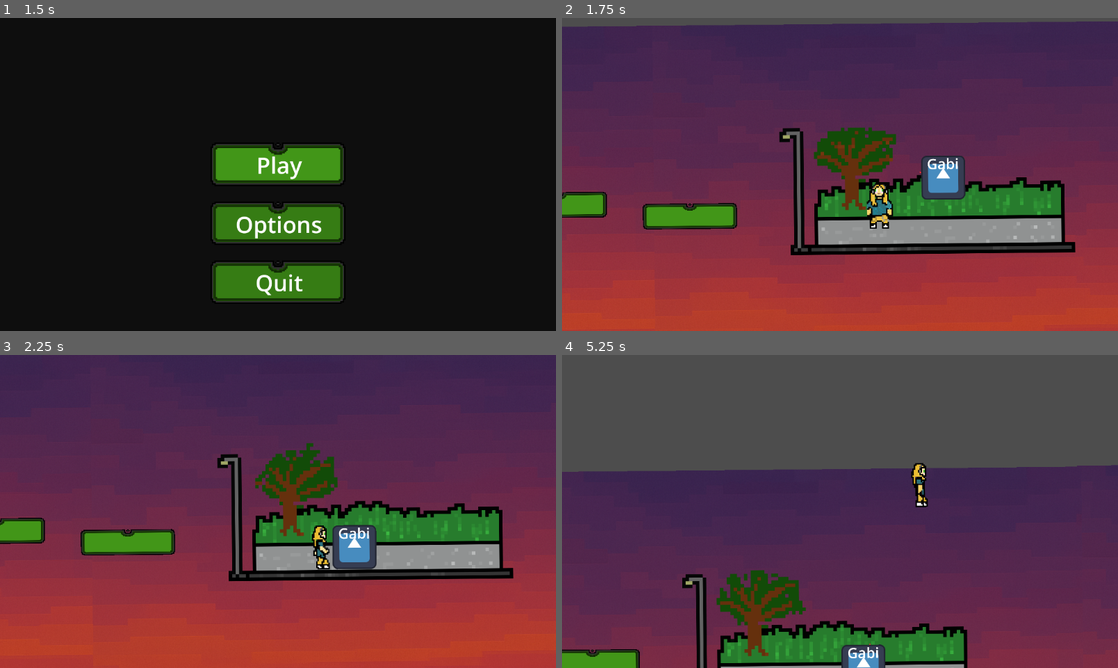
Above: before the commit, frames 1-4 (two rows, left to right).
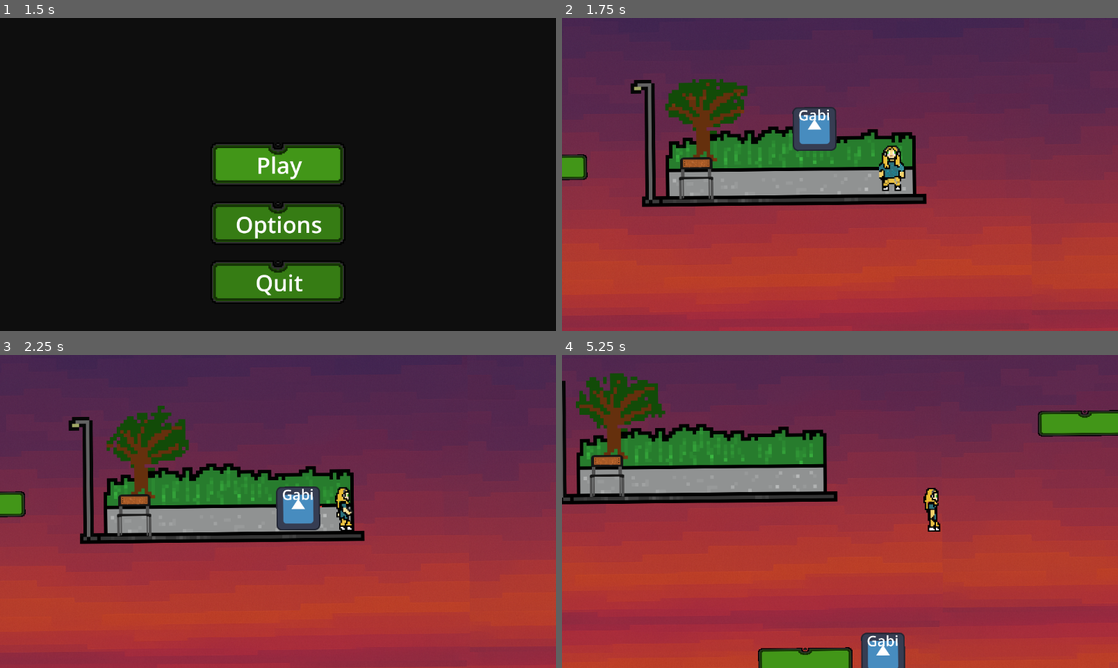
Above: after the commit, the same moments.

Repository: TalesMarc/AngelaCultoRepository
Game: Godot game, scene res://inicio.tscn
The game is run twice, just before and just after one commit, with the same random seed, the same clock (stepped at 60 frames per second) and the same inputs. The engine's default icon, where the game draws it, is replaced by a stand-in: a white triangle on a blue panel in a dark square.
Inputs (mouse positions are in pixels of both pictures, inside the frame that each line leads up to):
- Up to frame 1 (1.5 s): click "Play" at 0.5 s; click "Play" at 1.25 s
- Up to frame 2 (1.75 s): no input
- Up to frame 3 (2.25 s): move the mouse to (400, 495) at 2.02 s; hold D (move_right) from 2.03 s (still down); hold E (interact, bound only after the commit) from 2.03 s (still down)
- Up to frame 4 (5.25 s): tap Space (jump) at 2.27, 2.3, 2.57, 2.85, 3.02, 3.32, 3.8, 4.52, 4.82, 5.1 s; move the mouse to (728, 527) at 2.77 s; release E (interact, bound only after the commit) at 2.78 s; tap E (interact, bound only after the commit) at 3.05, 4.35 s; move the mouse to (895, 442) at 3.52 s; release D (move_right) at 3.53 s; hold A (move_left) 3.53-4.28 s; hold E (interact, bound only after the commit) 3.53-4.28 s; move the mouse to (812, 574) at 4.27 s; hold D (move_right) from 4.28 s (still down); move the mouse to (1006, 558) at 5.02 s

Frame 1 is identical in both runs. In frame 2, 48% of the frame differs, in the area x 0-100%, y 0-100%; in frame 3, 38%; in frame 4, 100%.

Commit message:
Atualização manual - 2025-05-18 10:10:14

Diff:
--- /dev/null
+++ b/area_2d.gd
@@ -0,0 +1,30 @@
+extends Area2D
+
+@onready var sprite: Sprite2D = $Sprite2D
+
+@export var sprite_free: Texture2D
+@export var sprite_occupied: Texture2D
+
+func _ready():
+	collision_layer = 1 << 1       # camada 2 para a cadeira
+	collision_mask = 1 << 0        # detecta player na camada 1
+
+	# Conectando sinais corretamente no Godot 4
+	body_entered.connect(_on_body_entered)
+	body_exited.connect(_on_body_exited)
+
+func _on_body_entered(body: Node) -> void:
+	if body.name == "Player":
+		body.current_interactable = self
+		print("Player entrou na área da cadeira")
+
+func _on_body_exited(body: Node) -> void:
+	if body.name == "Player" and body.current_interactable == self:
+		body.current_interactable = null
+		print("Player saiu da área da cadeira")
+
+func show_occupied_sprite():
+	sprite.texture = sprite_occupied
+
+func show_default_sprite():
+	sprite.texture = sprite_free
--- /dev/null
+++ b/cadeira.gd
@@ -0,0 +1,37 @@
+extends Area2D
+
+@onready var sprite_free: Sprite2D = $SpriteVazia
+@onready var sprite_occupied: Sprite2D = $SpriteOcupada
+
+func _ready() -> void:
+	# Define camadas de colisão
+	collision_layer = 1 << 1       # Cadeira está na camada 2
+	collision_mask = 1 << 0        # Detecta o player (camada 1)
+
+	# Exibe apenas a cadeira vazia no início
+	sprite_free.visible = true
+	sprite_occupied.visible = false
+
+	# Conecta os sinais do corpo entrando/saindo da área
+	body_entered.connect(_on_body_entered)
+	body_exited.connect(_on_body_exited)
+
+func _on_body_entered(body: Node) -> void:
+	if body.name == "Player":
+		body.current_interactable = self
+		print("Player entrou na área da cadeira")
+
+func _on_body_exited(body: Node) -> void:
+	if body.name == "Player" and body.current_interactable == self:
+		body.current_interactable = null
+		print("Player saiu da área da cadeira")
+
+func show_occupied_sprite() -> void:
+	sprite_free.visible = false
+	sprite_occupied.visible = true
+	print("Cadeira ocupada")
+
+func show_default_sprite() -> void:
+	sprite_free.visible = true
+	sprite_occupied.visible = false
+	print("Cadeira livre")
--- a/character_body_2d_2.gd
+++ b/character_body_2d_2.gd
@@ -1,37 +1,40 @@
 extends CharacterBody2D
 
-# Variáveis
 @export var speed: float = 200.0
+const GRAVITY = 1000.0
 const JUMP_VELOCITY = -900.0
-const GRAVITY = 1000.0
 const FALL_LIMIT = 1000.0
-const SPEED_X = 300.0  # Velocidade horizontal separada do AnimatedSprite2D
-
-var respawn_position = Vector2(100, 100)
 
 @onready var sprite: AnimatedSprite2D = $AnimatedSprite2D
+var respawn_position: Vector2 = Vector2(100, 100)
+
+# Controle de interação com objetos (ex: cadeira)
+var is_interacting: bool = false
+var current_interactable: Node = null
 
 func _physics_process(delta: float) -> void:
-	# Aplica gravidade
+	# Aplica gravidade se não estiver no chão
 	if not is_on_floor():
 		velocity.y += GRAVITY * delta
 
-	# Pulo
-	if Input.is_action_just_pressed("jump") and is_on_floor():
+	# Pular se estiver no chão e tecla pressionada (se não estiver interagindo)
+	if Input.is_action_just_pressed("jump") and is_on_floor() and not is_interacting:
 		velocity.y = JUMP_VELOCITY
 
-	# Movimento horizontal
+	# Movimento horizontal só se não estiver interagindo
 	var input_direction := 0
-	if Input.is_action_pressed("move_left"):
-		input_direction -= 1
-	if Input.is_action_pressed("move_right"):
-		input_direction += 1
-	velocity.x = input_direction * SPEED_X
+	if not is_interacting:
+		if Input.is_action_pressed("move_left"):
+			input_direction -= 1
+		if Input.is_action_pressed("move_right"):
+			input_direction += 1
 
-	# Movimento real
+	velocity.x = input_direction * speed
+
+	# Move o player e lida com colisões
 	move_and_slide()
 
-	# Animações
+	# Animações conforme direção
 	if input_direction > 0:
 		sprite.play("Direita")
 	elif input_direction < 0:
@@ -39,12 +42,28 @@
 	else:
 		sprite.play("Parado")
 
-	# Voltar ao respawn se cair da tela
+	# Se cair abaixo do limite, respawna
 	if position.y > FALL_LIMIT:
 		position = respawn_position
 		velocity = Vector2.ZERO
 
-func _process(delta):
-	# DEBUG - descomente para ver a posição
-	#print("Player pos: ", position)
-	pass
+func _input(event: InputEvent) -> void:
+	if event.is_action_pressed("interact"):
+		if is_interacting:
+			_stop_interaction()
+		elif current_interactable:
+			_start_interaction()
+
+func _start_interaction() -> void:
+	# Começa a interação (ex: sentar na cadeira)
+	is_interacting = true
+	current_interactable.show_occupied_sprite()
+	visible = false  # Faz o player sumir (sentado)
+	print("Player sentou na cadeira")
+
+func _stop_interaction() -> void:
+	# Termina a interação (ex: levantar da cadeira)
+	is_interacting = false
+	current_interactable.show_default_sprite()
+	visible = true
+	print("Player levantou da cadeira")
--- a/node_2d.gd
+++ b/node_2d.gd
@@ -1,51 +1,65 @@
-extends Node2D # Ou Control, dependendo do nó principal da sua cena de jogo
+extends Node2D  # ou Control, conforme sua cena principal
 
 @onready var pause_menu = $PauseMenu
+@onready var fundo_animado = $Caminho/AnimatedSprite2D  # Ajuste o caminho real!
 
 func _ready():
-	# Certifica-se de que o menu de pausa esteja inicialmente invisível
+	# Inicializa o menu de pausa como invisível e sem foco
 	if is_instance_valid(pause_menu):
 		pause_menu.visible = false
-		# Se pause_menu for um Control, desativa o foco inicial
 		if pause_menu is Control:
 			pause_menu.mouse_filter = Control.MOUSE_FILTER_IGNORE
 
-
-
 func _input(event):
 	if event.is_action_pressed("Menu_Game"):
-		toggle_pause_menu() # Renomeei a função para deixar mais claro o propósito
+		toggle_pause_menu()
 
 func toggle_pause_menu():
 	if is_instance_valid(pause_menu):
 		pause_menu.visible = not pause_menu.visible
-		# Se pause_menu for um Control, gerencia o foco
 		if pause_menu is Control:
 			if pause_menu.visible:
 				pause_menu.grab_focus()
 				pause_menu.mouse_filter = Control.MOUSE_FILTER_STOP
+				# Para pausar o jogo, você pode fazer:
+				get_tree().paused = true
 			else:
-				# Opcional: devolve o foco para algum elemento do jogo se necessário
-				# get_node("NomeDoElementoDoJogo").grab_focus()
+				# Retoma o jogo
+				get_tree().paused = false
 				pause_menu.mouse_filter = Control.MOUSE_FILTER_IGNORE
+				# Aqui pode devolver foco a algum elemento do jogo, se quiser
 
+# Função ligada ao botão "Continuar" do menu pausa
 func _on_resume_button_pressed():
-	toggle_pause_menu() # Agora fecha o menu, já que o jogo não está pausado
+	toggle_pause_menu()  # fecha o menu e retoma o jogo
 
+# Função ligada ao botão "Menu Principal"
 func _on_main_menu_button_pressed():
-	# Aqui você colocaria a lógica para ir para o menu principal
+	get_tree().paused = false
 	get_tree().change_scene_to_file("res://inicio.tscn")
 
+# Função ligada ao botão "Sair"
 func _on_quit_button_pressed():
 	get_tree().quit()
 
-
+# Caso tenha outros botões com funções específicas, mantenha ou ajuste
 func _on_texture_button_3_pressed() -> void:
 	get_tree().change_scene_to_file("res://inicio.tscn")
 
-
 func _on_texture_button_pressed666() -> void:
 	pause_menu.visible = not pause_menu.visible
-@onready var fundo_animado = $Caminho/AnimatedSprite2D  # ajuste o caminho
 
-# ou o nome da sua animação
+# --- Handlers para interação (comentei para você preencher) ---
+
+func _on_interact_area_body_entered(body: Node2D) -> void:
+	# Aqui você deve tratar quando o player entrar na área de interação
+	# Exemplo simples:
+	if body == get_node("../Player"):  # ajuste o caminho para o nó player
+		print("Player entrou na área de interação")
+		# Você pode setar variáveis para interagir no player
+
+func _on_interact_area_body_exited(body: Node2D) -> void:
+	# Quando o player sair da área
+	if body == get_node("../Player"):  # ajuste o caminho
+		print("Player saiu da área de interação")
+		# Limpe variáveis ou estados de interação aqui
--- a/node_2d.tscn
+++ b/node_2d.tscn
@@ -34,6 +34,9 @@
 [ext_resource type="Texture2D" uid="uid://d0aj3qvixbbyp" path="res://botao5.png" id="17_k73cj"]
 [ext_resource type="AudioStream" uid="uid://bcwwid26kx8hm" path="res://mus1.mp3" id="31_24dk6"]
 [ext_resource type="Script" uid="uid://chmho6hoqn8c6" path="res://character_body_2d.gd" id="32_mryly"]
+[ext_resource type="Script" uid="uid://c8lysy0hmd4o7" path="res://cadeira.gd" id="35_6ip5v"]
+[ext_resource type="Texture2D" uid="uid://biy65apci4q5j" path="res://sprite_0.png" id="36_c4wnb"]
+[ext_resource type="Texture2D" uid="uid://cw813u15s3g16" path="res://cadeira0.png" id="37_7plk7"]
 
 [sub_resource type="RectangleShape2D" id="RectangleShape2D_0hol4"]
 size = Vector2(128.236, 51.8782)
@@ -145,6 +148,9 @@
 [sub_resource type="RectangleShape2D" id="RectangleShape2D_kq1c5"]
 size = Vector2(127.414, 130.276)
 
+[sub_resource type="RectangleShape2D" id="RectangleShape2D_7mj2a"]
+size = Vector2(165.436, 168.548)
+
 [node name="Node2D" type="Node2D"]
 position = Vector2(604, 261)
 rotation = -0.00991185
@@ -205,7 +211,7 @@
 shape = SubResource("RectangleShape2D_q6r6c")
 
 [node name="AnimatedSprite2D" type="AnimatedSprite2D" parent="StaticBody2D4"]
-position = Vector2(732.574, 349.278)
+position = Vector2(735.564, 350.308)
 sprite_frames = SubResource("SpriteFrames_7plk7")
 frame_progress = 0.0539517
 script = ExtResource("14_2u7jv")
@@ -217,11 +223,11 @@
 shape = SubResource("RectangleShape2D_q6r6c")
 
 [node name="Player" type="CharacterBody2D" parent="." groups=["player"]]
-position = Vector2(-11.7219, -28.1176)
+position = Vector2(423.849, 118.207)
 script = ExtResource("1_0e48y")
 
 [node name="CollisionShape2D" type="CollisionShape2D" parent="Player"]
-position = Vector2(-38.2171, 119.588)
+position = Vector2(-2.06927, 6.97983)
 shape = SubResource("RectangleShape2D_epypp")
 
 [node name="Camera2D" type="Camera2D" parent="Player"]
@@ -235,7 +241,7 @@
 drag_right_margin = 0.5
 
 [node name="AnimatedSprite2D" type="AnimatedSprite2D" parent="Player"]
-position = Vector2(-33.8607, 86.6686)
+position = Vector2(3.22781, -22.9691)
 sprite_frames = SubResource("SpriteFrames_2hxjc")
 animation = &"Parado"
 frame_progress = 0.573919
@@ -455,5 +461,27 @@
 scale = Vector2(2.12109, 1.42969)
 shape = SubResource("RectangleShape2D_0hol4")
 
+[node name="Cadeira" type="Area2D" parent="."]
+position = Vector2(-0.0792935, 7.99961)
+script = ExtResource("35_6ip5v")
+
+[node name="SpriteOcupada" type="Sprite2D" parent="Cadeira"]
+visible = false
+position = Vector2(-141.608, 60.5994)
+scale = Vector2(1, 0.800033)
+texture = ExtResource("36_c4wnb")
+
+[node name="SpriteVazia" type="Sprite2D" parent="Cadeira"]
+position = Vector2(-143.409, 62.1004)
+scale = Vector2(1, 0.792931)
+texture = ExtResource("37_7plk7")
+
+[node name="RectangleShape2D" type="CollisionShape2D" parent="Cadeira"]
+position = Vector2(-148.341, 134.536)
+shape = SubResource("RectangleShape2D_7mj2a")
+
 [connection signal="pressed" from="PauseMenu/GridContainer/TextureButton" to="." method="_on_texture_button_pressed666"]
 [connection signal="pressed" from="PauseMenu/GridContainer/TextureButton3" to="." method="_on_texture_button_3_pressed"]
+[connection signal="body_entered" from="Cadeira" to="." method="_on_cadeira_body_entered"]
+[connection signal="body_entered" from="Cadeira" to="." method="_on_interact_area_body_entered"]
+[connection signal="body_exited" from="Cadeira" to="." method="_on_interact_area_body_exited"]
--- a/project.godot
+++ b/project.godot
@@ -42,6 +42,11 @@
 "events": [Object(InputEventKey,"resource_local_to_scene":false,"resource_name":"","device":-1,"window_id":0,"alt_press …(195 unchanged characters)…
 ]
 }
+interact={
+"deadzone": 0.2,
+"events": [Object(InputEventKey,"resource_local_to_scene":false,"resource_name":"","device":-1,"window_id":0,"alt_pressed":false,"shift_pressed":false,"ctrl_pressed":false,"meta_pressed":false,"pressed":false,"keycode":0,"physical_keycode":69,"key_label":0,"unicode":101,"location":0,"echo":false,"script":null)
+]
+}
 
 [rendering]
 
Not shown, added: area_2d.gd.uid
Not shown, added: cadeira.gd.uid
Binary file added: cadeira0.png
Not shown, added: cadeira0.png.import
Not shown: 1 places in node_2d.tscn that only renumber resources
Binary file changed: sprite_0.png
